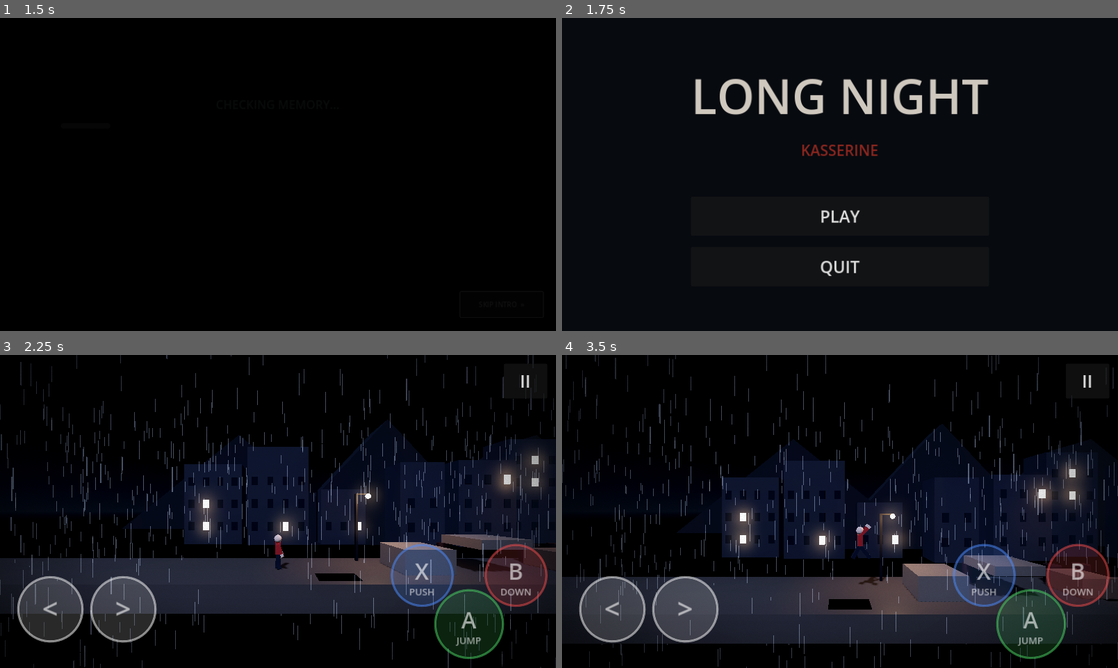
Above: before the commit, frames 1-4 (two rows, left to right).
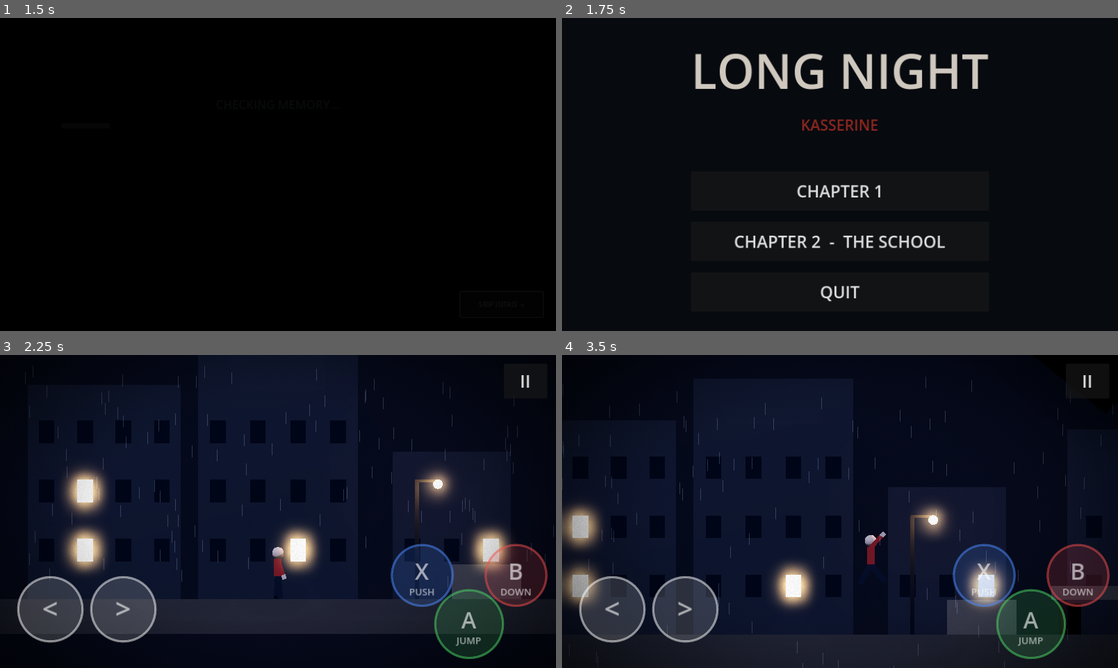
Above: after the commit, the same moments.

Repository: Gass-OS/long-night
Game: Godot game, scene res://intro.tscn
The game is run twice, just before and just after one commit, with the same random seed, the same clock (stepped at 60 frames per second) and the same inputs.
Inputs (mouse positions are in pixels of both pictures, inside the frame that each line leads up to):
- Up to frame 1 (1.5 s): click "SKIP INTRO »" at 0.5 s; click "SKIP INTRO »" at 1.25 s
- Up to frame 2 (1.75 s): no input
- Up to frame 3 (2.25 s): click "PLAY" (after the commit: "CHAPTER 1") at 2 s
- Up to frame 4 (3.5 s): move the mouse to (962, 495) at 2.77 s; hold Right from 2.78 s (still down); hold E from 2.78 s (still down); click (962, 495) at 2.92 s; tap Space at 3.02 s

Frame 1 is identical in both runs. In frame 2, 6.2% of the frame differs, in the area x 23-77%, y 11-91%; in frame 3, 44%; in frame 4, 48%, in the area x 0-100%, y 0-100%.

Commit message:
Step 9: medium rain, neural narration and 2.5D school chapter

Diff:
--- a/level.gd
+++ b/level.gd
@@ -58,7 +58,9 @@
 	add_child(player)
 
 	cam = Camera3D.new()
-	cam.position = Vector3(0, 2.5, 9)
+	cam.projection = Camera3D.PROJECTION_ORTHOGONAL
+	cam.size = 9.0
+	cam.position = Vector3(0, 2.5, 12)
 	add_child(cam)
 	cam.make_current()
 
@@ -593,7 +595,7 @@
 
 func _process(delta: float) -> void:
 	if player != null and cam != null:
-		var target := Vector3(player.position.x, player.position.y + 2.5, 9.0)
+		var target := Vector3(player.position.x, player.position.y + 2.5, 12.0)
 		cam.position = cam.position.lerp(target, clampf(delta * 4.0, 0.0, 1.0))
 
 	# Street lamps: even ones hum, odd ones stutter
--- a/menu.gd
+++ b/menu.gd
@@ -38,7 +38,8 @@
 	spacer.custom_minimum_size = Vector2(0, 30)
 	box.add_child(spacer)
 
-	_button(box, "PLAY", _on_play)
+	_button(box, "CHAPTER 1", _on_play)
+	_button(box, "CHAPTER 2  -  THE SCHOOL", _on_chapter_two)
 	_button(box, "QUIT", _on_quit)
 
 	# Slow flicker on the title
@@ -60,5 +61,9 @@
 	get_tree().change_scene_to_file("res://main.tscn")
 
 
+func _on_chapter_two() -> void:
+	get_tree().change_scene_to_file("res://stage2.tscn")
+
+
 func _on_quit() -> void:
 	get_tree().quit()
--- /dev/null
+++ b/stage2.gd
@@ -0,0 +1,408 @@
+extends Node3D
+
+var player: CharacterBody3D
+var cam: Camera3D
+var sun: DirectionalLight3D
+var env: Environment
+var audio
+var weather
+
+var plate: Area3D
+var plate_mat: StandardMaterial3D
+var gate: AnimatableBody3D
+var dog: CharacterBody3D
+var exit_area: Area3D
+
+var fade: ColorRect
+var message: Label
+var objective: Label
+var dead := false
+var finished := false
+var checkpoint := Vector3(0, 0.1, 0)
+
+
+func _ready() -> void:
+    audio = Node.new()
+    audio.set_script(load("res://audio.gd"))
+    add_child(audio)
+
+    _environment()
+    _background()
+    _course()
+
+    player = CharacterBody3D.new()
+    player.set_script(load("res://player.gd"))
+    player.position = checkpoint
+    add_child(player)
+    _make_silhouette(player.visual)
+
+    cam = Camera3D.new()
+    cam.projection = Camera3D.PROJECTION_ORTHOGONAL
+    cam.size = 8.5
+    cam.position = Vector3(0, 2.7, 12)
+    add_child(cam)
+    cam.make_current()
+
+    dog = CharacterBody3D.new()
+    dog.set_script(load("res://dog.gd"))
+    dog.target = player
+    dog.position = Vector3(38, 0.05, 0)
+    dog.left_x = 35
+    dog.right_x = 43
+    dog.caught.connect(_caught)
+    dog.alerted.connect(_dog_alerted)
+    add_child(dog)
+
+    exit_area = Area3D.new()
+    exit_area.position = Vector3(79, 0, 0)
+    var ec := CollisionShape3D.new()
+    var es := BoxShape3D.new()
+    es.size = Vector3(2, 4, 3)
+    ec.shape = es
+    ec.position.y = 2
+    exit_area.add_child(ec)
+    add_child(exit_area)
+    exit_area.body_entered.connect(_exit)
+
+    weather = Node3D.new()
+    weather.set_script(load("res://weather.gd"))
+    weather.cam = cam
+    weather.sun = sun
+    weather.env = env
+    weather.audio = audio
+    add_child(weather)
+
+    _interface()
+
+
+func _mat(c: Color, emission := false) -> StandardMaterial3D:
+    var m := StandardMaterial3D.new()
+    m.albedo_color = c
+    m.roughness = 0.9
+    if emission:
+        m.emission_enabled = true
+        m.emission = c
+        m.emission_energy_multiplier = 1.4
+    return m
+
+
+func _box(parent: Node3D, pos: Vector3, size: Vector3, color: Color, solid := false) -> Node3D:
+    var body: Node3D
+    if solid:
+        body = StaticBody3D.new()
+    else:
+        body = Node3D.new()
+
+    body.position = pos
+    var mesh := MeshInstance3D.new()
+    var bm := BoxMesh.new()
+    bm.size = size
+    mesh.mesh = bm
+    mesh.material_override = _mat(color)
+    body.add_child(mesh)
+
+    if solid:
+        var col := CollisionShape3D.new()
+        var shape := BoxShape3D.new()
+        shape.size = size
+        col.shape = shape
+        body.add_child(col)
+
+    parent.add_child(body)
+    return body
+
+
+func _environment() -> void:
+    env = Environment.new()
+    env.background_mode = Environment.BG_COLOR
+    env.background_color = Color(0.012, 0.016, 0.025)
+    env.ambient_light_source = Environment.AMBIENT_SOURCE_COLOR
+    env.ambient_light_color = Color(0.28, 0.31, 0.4)
+    env.ambient_light_energy = 0.55
+    env.fog_enabled = true
+    env.fog_light_color = Color(0.035, 0.045, 0.065)
+    env.fog_density = 0.012
+    env.glow_enabled = true
+    env.glow_intensity = 0.45
+    env.tonemap_mode = Environment.TONE_MAPPER_FILMIC
+
+    var we := WorldEnvironment.new()
+    we.environment = env
+    add_child(we)
+
+    sun = DirectionalLight3D.new()
+    sun.rotation_degrees = Vector3(-35, -25, 0)
+    sun.light_color = Color(0.55, 0.62, 0.78)
+    sun.light_energy = 0.65
+    sun.shadow_enabled = true
+    add_child(sun)
+
+
+func _background() -> void:
+    # Distant mountain silhouettes
+    for i in range(7):
+        var mountain := MeshInstance3D.new()
+        var prism := PrismMesh.new()
+        prism.size = Vector3(24, 9 + float(i % 3) * 3, 3)
+        mountain.mesh = prism
+        mountain.material_override = _mat(Color(0.025, 0.032, 0.05))
+        mountain.position = Vector3(i * 19 - 15, 7, -30)
+        add_child(mountain)
+
+    # Far school buildings
+    for i in range(13):
+        var h := 5.0 + float((i * 7) % 5)
+        var w := 5.0 + float(i % 3)
+        _box(self, Vector3(i * 7.0 - 8, h / 2.0, -15),
+            Vector3(w, h, 2.0), Color(0.055, 0.06, 0.08))
+
+    # Foreground silhouettes create depth
+    for i in range(12):
+        var x := i * 7.5 - 5.0
+        _box(self, Vector3(x, 3.0, -5.5),
+            Vector3(0.18, 6.0, 0.3), Color(0.018, 0.022, 0.03))
+
+
+func _floor(a: float, b: float) -> void:
+    _box(self, Vector3((a + b) * 0.5, -0.5, 0),
+        Vector3(b - a, 1.0, 4.0), Color(0.16, 0.15, 0.15), true)
+
+
+func _course() -> void:
+    # Broken school corridor and gaps
+    _floor(-10, 24)
+    _floor(26, 48)
+    _floor(51, 62)
+    _floor(66, 84)
+
+    # School walls and windows
+    _box(self, Vector3(7, 4.2, -3.0), Vector3(15, 8, 0.5),
+        Color(0.07, 0.075, 0.085))
+    _box(self, Vector3(35, 3.5, -3.0), Vector3(13, 7, 0.5),
+        Color(0.065, 0.07, 0.08))
+    _box(self, Vector3(59, 4.0, -3.0), Vector3(15, 8, 0.5),
+        Color(0.07, 0.065, 0.07))
+
+    for x in [2.0, 10.0, 31.0, 39.0, 56.0, 72.0]:
+        _box(self, Vector3(x, 2.7, -2.65), Vector3(1.2, 1.8, 0.08),
+            Color(0.38, 0.29, 0.16), false)
+
+    # First puzzle: push the crate onto the pressure plate
+    _crate(Vector3(8.5, 0.52, 0))
+    plate = Area3D.new()
+    plate.position = Vector3(14.0, 0, 0)
+    var pc := CollisionShape3D.new()
+    var ps := BoxShape3D.new()
+    ps.size = Vector3(1.8, 0.4, 1.4)
+    pc.shape = ps
+    pc.position.y = 0.2
+    plate.add_child(pc)
+
+    var pm := MeshInstance3D.new()
+    var pb := BoxMesh.new()
+    pb.size = Vector3(1.8, 0.08, 1.8)
+    pm.mesh = pb
+    plate_mat = _mat(Color(0.65, 0.08, 0.06), true)
+    pm.material_override = plate_mat
+    pm.position.y = 0.04
+    plate.add_child(pm)
+    add_child(plate)
+
+    # Gate opened by the pressure plate
+    gate = AnimatableBody3D.new()
+    gate.position = Vector3(20, 2.0, 0)
+    var gm := MeshInstance3D.new()
+    var gb := BoxMesh.new()
+    gb.size = Vector3(0.45, 4.0, 4.0)
+    gm.mesh = gb
+    gm.material_override = _mat(Color(0.09, 0.09, 0.11))
+    gate.add_child(gm)
+    var gc := CollisionShape3D.new()
+    var gs := BoxShape3D.new()
+    gs.size = Vector3(0.45, 4.0, 4.0)
+    gc.shape = gs
+    gate.add_child(gc)
+    add_child(gate)
+
+    # Low collapsed ceiling: crouch to pass
+    _box(self, Vector3(30, 1.55, 0), Vector3(7, 1.0, 4),
+        Color(0.12, 0.11, 0.12), true)
+
+    # Broken furniture and classroom debris
+    _box(self, Vector3(5, 0.65, -1.0), Vector3(2.2, 0.25, 0.6),
+        Color(0.16, 0.10, 0.07))
+    _box(self, Vector3(55, 0.25, -1.2), Vector3(2.5, 0.5, 0.8),
+        Color(0.12, 0.09, 0.08))
+
+    # Narrow jump gap and broken floor
+    _box(self, Vector3(49.5, -1.2, 0), Vector3(3.0, 0.3, 4),
+        Color(0.025, 0.025, 0.03))
+
+    # A distant red emergency light
+    var light := OmniLight3D.new()
+    light.position = Vector3(70, 3, 0)
+    light.light_color = Color(0.65, 0.08, 0.05)
+    light.light_energy = 1.2
+    light.omni_range = 7
+    add_child(light)
+
+
+func _crate(pos: Vector3) -> void:
+    var rb := RigidBody3D.new()
+    rb.position = pos
+    rb.mass = 4.0
+    rb.linear_damp = 5.0
+    rb.gravity_scale = 2.0
+    rb.axis_lock_linear_z = true
+    rb.axis_lock_angular_x = true
+    rb.axis_lock_angular_y = true
+    rb.axis_lock_angular_z = true
+    rb.add_to_group("crate")
+
+    var mesh := MeshInstance3D.new()
+    var bm := BoxMesh.new()
+    bm.size = Vector3(1, 1, 1)
+    mesh.mesh = bm
+    mesh.material_override = _mat(Color(0.22, 0.15, 0.11))
+    rb.add_child(mesh)
+
+    var col := CollisionShape3D.new()
+    var shape := BoxShape3D.new()
+    shape.size = Vector3(1, 1, 1)
+    col.shape = shape
+    rb.add_child(col)
+    add_child(rb)
+
+
+func _make_silhouette(node: Node) -> void:
+    var dark := _mat(Color(0.025, 0.025, 0.03))
+    for child in node.get_children():
+        if child is MeshInstance3D:
+            child.material_override = dark
+        else:
+            _make_silhouette(child)
+
+
+func _interface() -> void:
+    var hud := CanvasLayer.new()
+    hud.layer = 15
+    add_child(hud)
+
+    objective = Label.new()
+    objective.text = "CHAPTER 02  //  THE ABANDONED SCHOOL\nFind a way into the basement"
+    objective.position = Vector2(35, 28)
+    objective.add_theme_font_size_override("font_size", 24)
+    objective.add_theme_color_override("font_color", Color(0.83, 0.82, 0.76))
+    hud.add_child(objective)
+
+    var controls := CanvasLayer.new()
+    controls.layer = 10
+    controls.set_script(load("res://hud.gd"))
+    controls.player = player
+    add_child(controls)
+
+    var overlay := CanvasLayer.new()
+    overlay.layer = 25
+    add_child(overlay)
+
+    fade = ColorRect.new()
+    fade.color = Color.BLACK
+    fade.set_anchors_and_offsets_preset(Control.PRESET_FULL_RECT)
+    fade.mouse_filter = Control.MOUSE_FILTER_IGNORE
+    fade.modulate.a = 0
+    overlay.add_child(fade)
+
+    message = Label.new()
+    message.set_anchors_and_offsets_preset(Control.PRESET_FULL_RECT)
+    message.horizontal_alignment = HORIZONTAL_ALIGNMENT_CENTER
+    message.vertical_alignment = VERTICAL_ALIGNMENT_CENTER
+    message.add_theme_font_size_override("font_size", 62)
+    message.add_theme_color_override("font_color", Color(0.83, 0.81, 0.77))
+    message.modulate.a = 0
+    overlay.add_child(message)
+
+
+func _dog_alerted() -> void:
+    if audio != null:
+        audio.bark()
+
+
+func _physics_process(delta: float) -> void:
+    if dead or finished:
+        return
+
+    if plate != null and gate != null:
+        var pressed := false
+        for body in plate.get_overlapping_bodies():
+            if body == player or body.is_in_group("crate"):
+                pressed = true
+                break
+
+        var target_y := 5.0 if pressed else 2.0
+        gate.position.y = move_toward(gate.position.y, target_y, delta * 3.0)
+
+        if pressed:
+            plate_mat.albedo_color = Color(0.12, 0.55, 0.22)
+            plate_mat.emission = Color(0.12, 0.55, 0.22)
+            objective.text = "CHAPTER 02  //  THE ABANDONED SCHOOL\nThe gate is open. Find the basement."
+        else:
+            objective.text = "CHAPTER 02  //  THE ABANDONED SCHOOL\nPush the crate onto the red pressure plate."
+
+    if player.position.y < -5:
+        _caught()
+
+
+func _process(delta: float) -> void:
+    if player == null or cam == null or dead or finished:
+        return
+
+    var target := Vector3(player.position.x, player.position.y + 2.5, 12)
+    cam.position = cam.position.lerp(target, clampf(delta * 3.5, 0, 1))
+
+    if player.position.x > 25:
+        objective.text = "CRAWL UNDER THE COLLAPSED CEILING"
+    if player.position.x > 33:
+        objective.text = "STAY LOW. SOMETHING IS HUNTING HERE."
+    if player.position.x > 47:
+        objective.text = "JUMP OVER THE BROKEN FLOOR"
+    if player.position.x > 65:
+        objective.text = "THE BASEMENT IS CLOSE..."
+
+
+func _caught() -> void:
+    if dead or finished:
+        return
+    dead = true
+    player.set_physics_process(false)
+
+    message.text = "IT FOUND YOU"
+    var tw := create_tween()
+    tw.tween_property(fade, "modulate:a", 1.0, 0.55)
+    tw.parallel().tween_property(message, "modulate:a", 1.0, 0.7)
+    await tw.finished
+    await get_tree().create_timer(1.0).timeout
+
+    player.respawn(checkpoint)
+    if dog != null:
+        dog.reset_state()
+    player.set_physics_process(true)
+    dead = false
+
+    var back := create_tween()
+    back.tween_property(fade, "modulate:a", 0.0, 0.7)
+    back.parallel().tween_property(message, "modulate:a", 0.0, 0.4)
+
+
+func _exit(body: Node3D) -> void:
+    if body != player or finished or dead:
+        return
+    finished = true
+    player.set_physics_process(false)
+
+    message.text = "THE BASEMENT\nSOMETHING IS DOWN THERE"
+    var tw := create_tween()
+    tw.tween_property(fade, "modulate:a", 1.0, 1.1)
+    tw.parallel().tween_property(message, "modulate:a", 1.0, 1.5)
+    await tw.finished
+    await get_tree().create_timer(3.0).timeout
+    get_tree().change_scene_to_file("res://menu.tscn")
--- /dev/null
+++ b/stage2.tscn
@@ -0,0 +1,6 @@
+[gd_scene load_steps=2 format=3]
+
+[ext_resource type="Script" path="res://stage2.gd" id="1"]
+
+[node name="Stage2" type="Node3D"]
+script = ExtResource("1")
--- a/weather.gd
+++ b/weather.gd
@@ -22,26 +22,26 @@
 
 func _build_rain() -> void:
 	var mesh := BoxMesh.new()
-	mesh.size = Vector3(0.012, 0.5, 0.012)
+	mesh.size = Vector3(0.008, 0.34, 0.008)
 	var mat := StandardMaterial3D.new()
 	mat.shading_mode = BaseMaterial3D.SHADING_MODE_UNSHADED
-	mat.albedo_color = Color(0.72, 0.8, 0.95, 0.35)
+	mat.albedo_color = Color(0.72, 0.8, 0.95, 0.19)
 	mat.transparency = BaseMaterial3D.TRANSPARENCY_ALPHA
 	mesh.material = mat
 
 	var pm := ParticleProcessMaterial.new()
 	pm.emission_shape = ParticleProcessMaterial.EMISSION_SHAPE_BOX
-	pm.emission_box_extents = Vector3(14.0, 0.2, 5.0)
+	pm.emission_box_extents = Vector3(8.0, 0.2, 1.2)
 	pm.direction = Vector3(0.12, -1.0, 0.0)
-	pm.spread = 2.0
-	pm.initial_velocity_min = 15.0
-	pm.initial_velocity_max = 18.0
+	pm.spread = 1.5
+	pm.initial_velocity_min = 11.0
+	pm.initial_velocity_max = 14.0
 	pm.gravity = Vector3(0.0, -10.0, 0.0)
 
 	rain = GPUParticles3D.new()
-	rain.amount = 1400
-	rain.lifetime = 0.55
-	rain.preprocess = 0.6
+	rain.amount = 420
+	rain.lifetime = 0.7
+	rain.preprocess = 0.2
 	rain.local_coords = false
 	rain.visibility_aabb = AABB(Vector3(-20, -12, -10), Vector3(40, 24, 20))
 	rain.process_material = pm
@@ -51,7 +51,7 @@
 
 func _process(delta: float) -> void:
 	if cam != null and rain != null:
-		rain.global_position = Vector3(cam.global_position.x, cam.global_position.y + 5.0, 0.0)
+		rain.global_position = Vector3(cam.global_position.x, cam.global_position.y + 4.0, 3.5)
 
 	timer -= delta
 	if timer <= 0.0:
